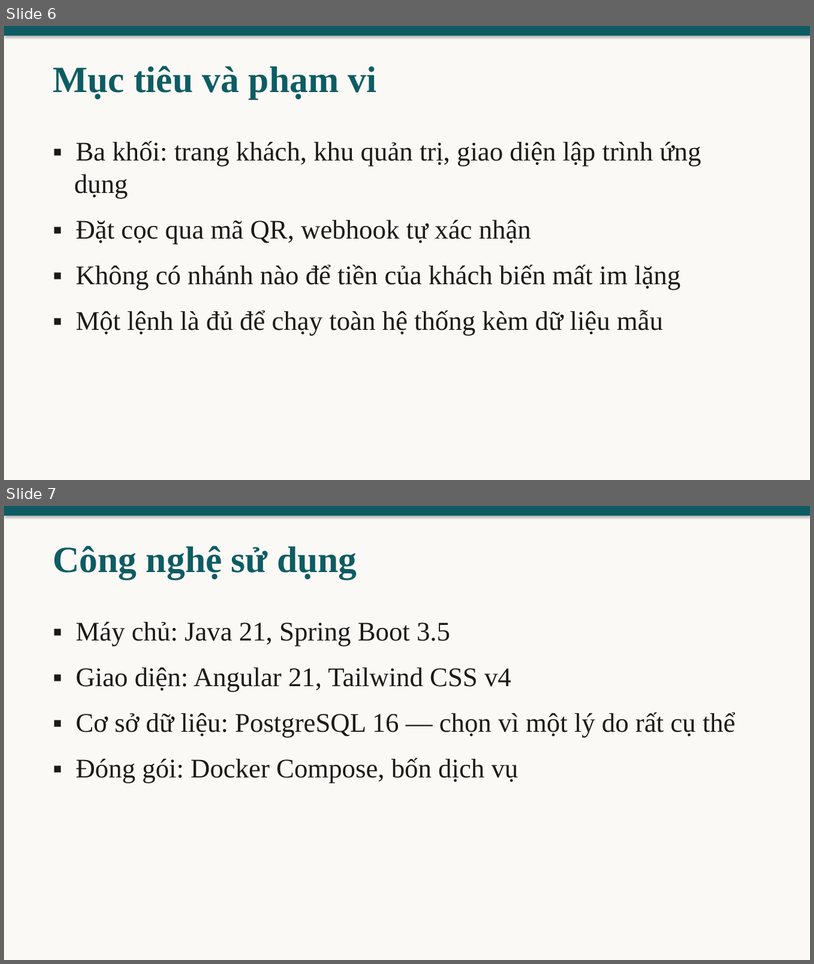
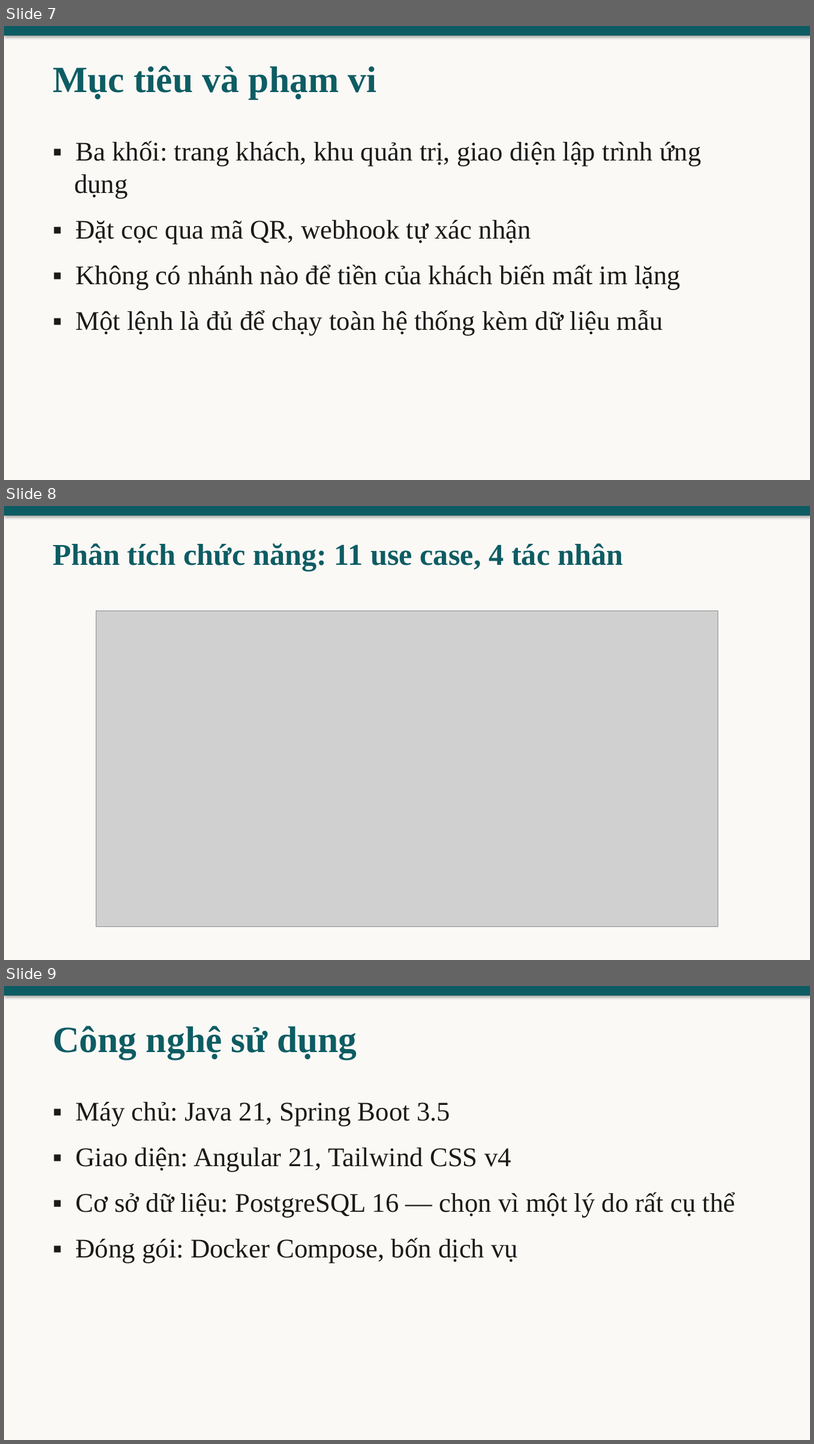
Before and after one commit to nhquan403/cn-dx23tt11-nguyenhongquan-homestay-tvu, a slide deck: thesis/abs/slide-bao-ve.pptx. Shown one above the other, each under a label of ours: slides 6 and 7 before the commit, slides 7, 8 and 9 after it. The pictures are 814x964 and 814x1444 pixels, drawn with LibreOffice and Linux fonts; fonts in the diff are those of the drawing; grey boxes stand for pictures. Boxes give left, top, right and bottom in pixels: in the first picture for what was removed or moved away, otherwise in the second. Text is boxed around its words. In the diff, an @@ line names an element or a change of style, - is before the commit and + after.

```diff
--- a/thesis/abs/slide-bao-ve.pptx
+++ b/thesis/abs/slide-bao-ve.pptx
@@ slide 8 added at (4,506,810,960), background #FBF9F6 @@
@@ rectangle added at (4,506,810,516), fill #0E5C63 @@
@@ text added at (53,543,623,571), 36 pt, text #0E5C63, bold @@
+Phân tích chức năng: 11 use case, 4 tác nhân
@@ picture added at (96,610,719,927) @@
@@ what was slide 6 is now slide 7 @@
@@ what was slide 7 is now slide 9 @@
```
Also in this commit, not shown: 6 other slides added, 6 other files.
